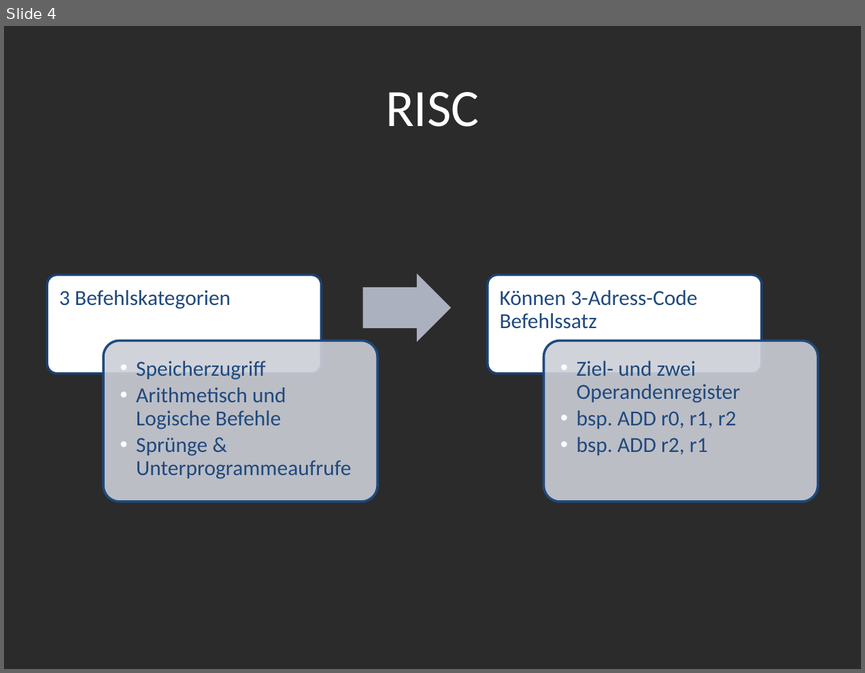
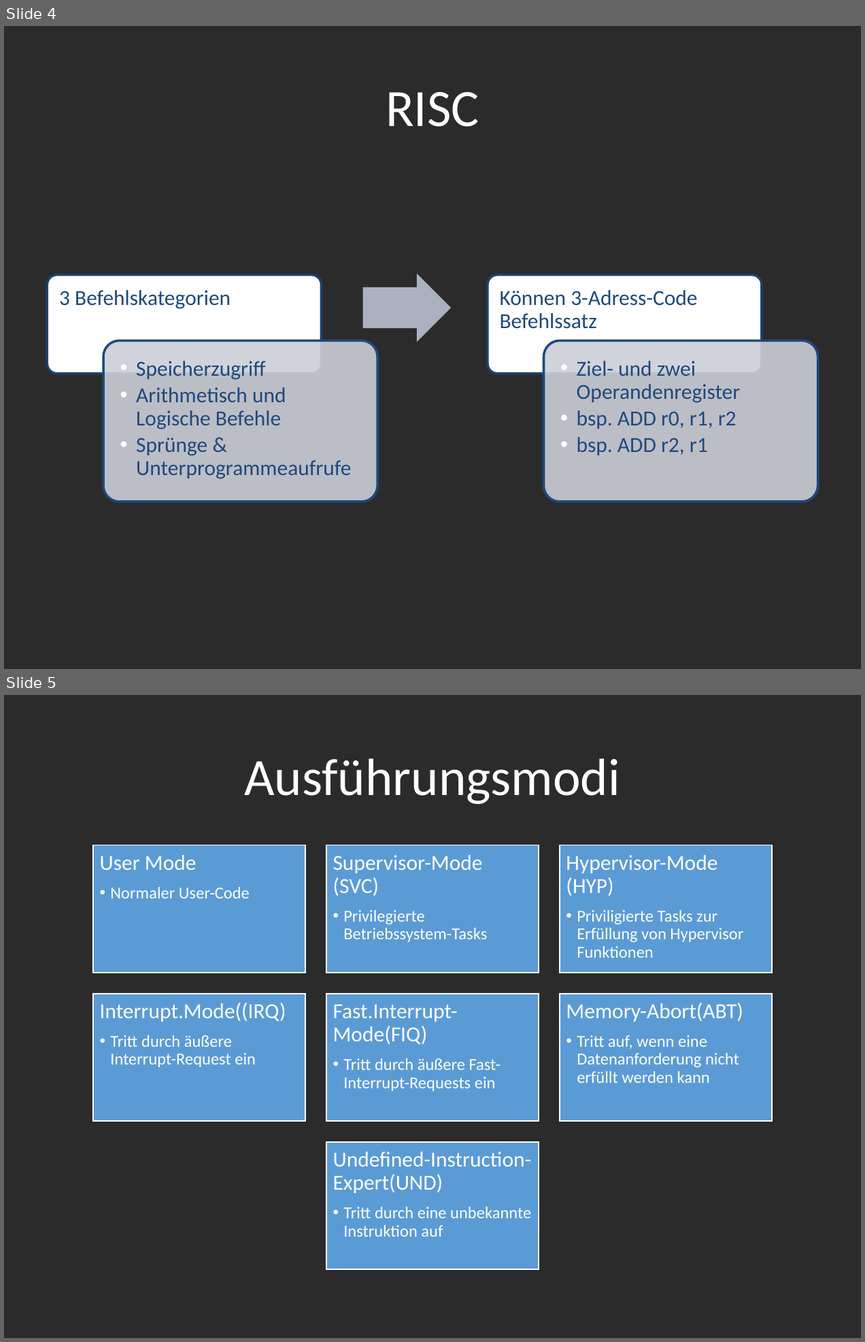
Before and after one commit to sewpalu/Compendia, a slide deck: doc/ARM-Prozessoren.odp. Shown one above the other, each under a label of ours: slide 4 before the commit, slides 4 and 5 after it. The pictures are 865x673 and 865x1342 pixels, drawn with LibreOffice and Linux fonts; fonts in the diff are those of the drawing; background and template pictures are left out; a plain dark background stands for a picture behind light text. Boxes give left, top, right and bottom in pixels: in the first picture for what was removed or moved away, otherwise in the second. Text is boxed around its words. In the diff, an @@ line names an element or a change of style, - is before the commit and + after.

```diff
--- a/doc/ARM-Prozessoren.odp
+++ b/doc/ARM-Prozessoren.odp
@@ slide 5 added at [4, 695, 861, 1338], background picture (left out) @@
@@ title added at [244, 758, 620, 804], 44 pt, text #FFFFFF @@
+Ausführungsmodi
@@ group added at [93, 845, 771, 1268]: 7 freeform shapes @@
+User Mode
+  • Normaler User-Code
+Supervisor-Mode (SVC)
+  • Privilegierte Betriebssystem-Tasks
+Hypervisor-Mode (HYP)
+  • Priviligierte Tasks zur Erfüllung von Hypervisor Funktionen
+Interrupt.Mode((IRQ)
+  • Tritt durch äußere Interrupt-Request ein
+Fast.Interrupt-Mode(FIQ)
+  • Tritt durch äußere Fast-Interrupt-Requests ein
+Memory-Abort(ABT)
+  • Tritt auf, wenn eine Datenanforderung nicht erfüllt werden kann
+Undefined-Instruction-Expert(UND)
+  • Tritt durch eine unbekannte Instruktion auf
```
Also in this commit, not shown: 3 other slides added, 1 slide removed.
